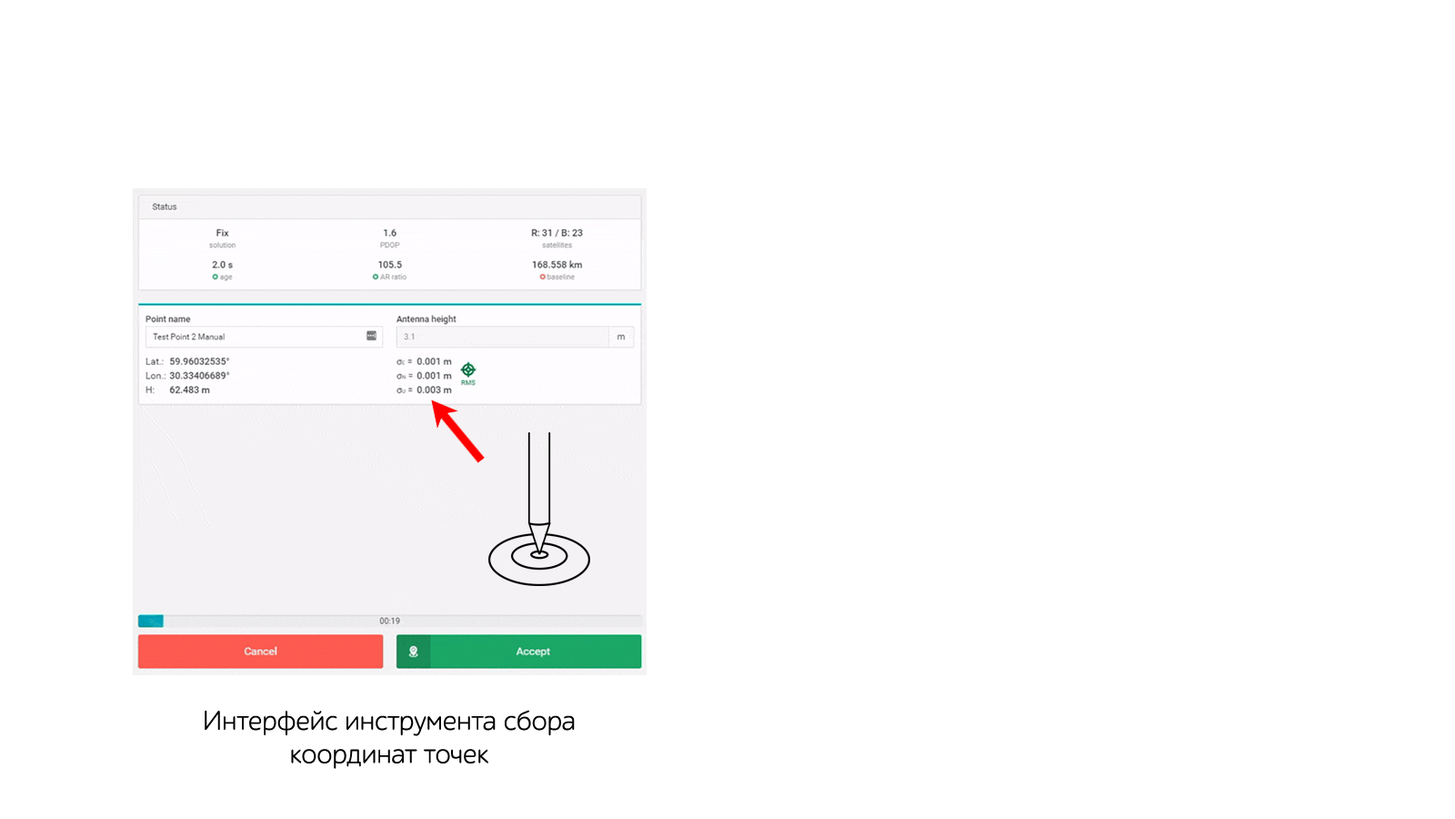
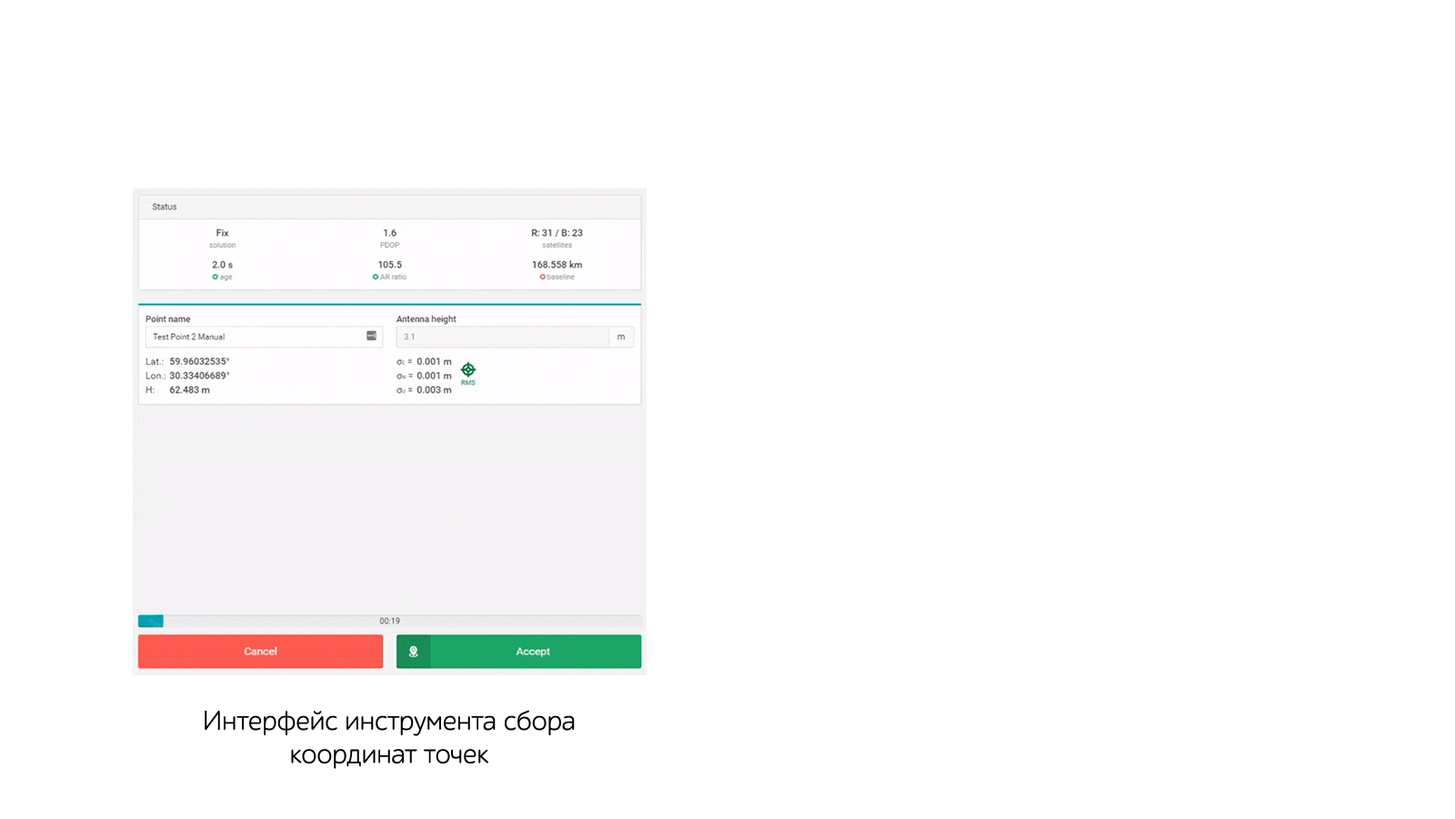
Revision of a layered 1455 x 819 image; what changed, layer by layer:
hid "Layer 2 copy 2" over (524, 432, 552, 555)
hid "Ellipse 1 copy 4" over (488, 533, 591, 586)
hid "Short_left_arrow_-_red.svg (1)" over (431, 399, 485, 463)
